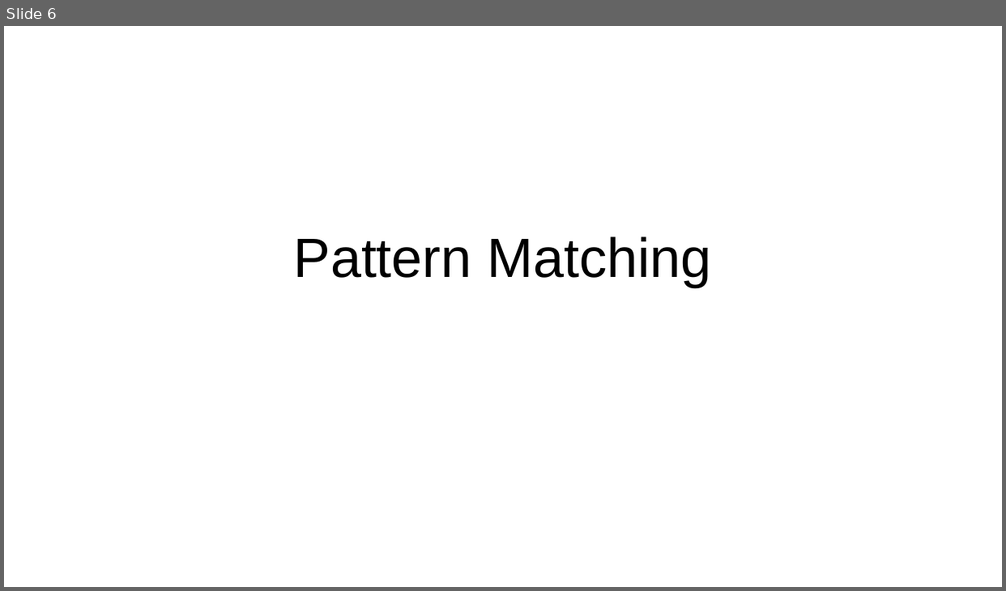
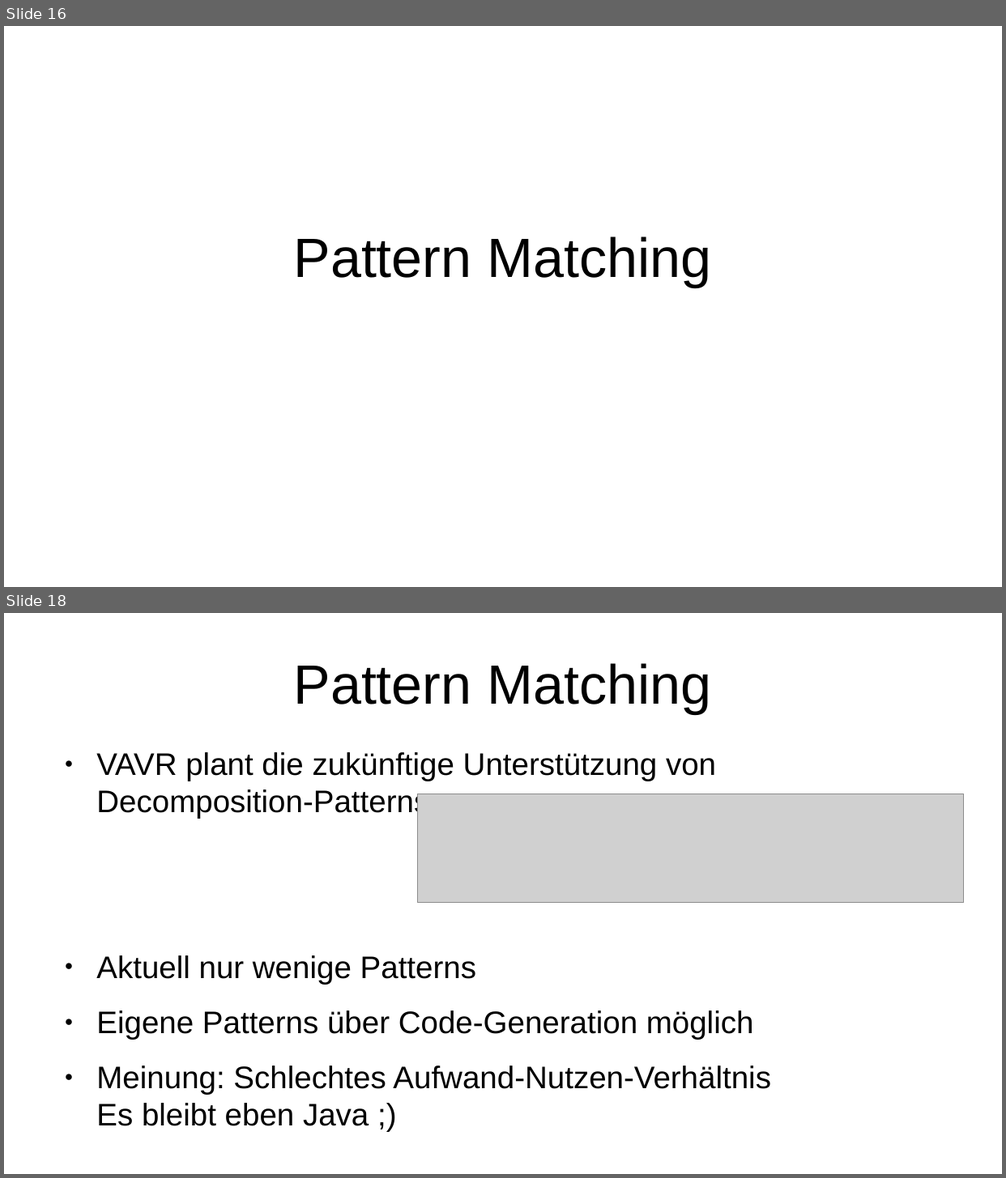
Before and after one commit to p3et/vavr-demo, a slide deck: coffee talk.odp. Shown one above the other, each under a label of ours: slide 6 before the commit, slides 16 and 18 after it; the slides between them are not shown. The pictures are 1006x591 and 1006x1178 pixels, drawn with LibreOffice and Linux fonts; fonts in the diff are those of the drawing; grey boxes stand for pictures. Boxes give left, top, right and bottom in pixels: in the first picture for what was removed or moved away, otherwise in the second. Text is boxed around its words. In the diff, an @@ line names an element or a change of style, - is before the commit and + after.

Commit message:
pattern matching

```diff
--- a/coffee talk.odp
+++ b/coffee talk.odp
@@ slide 18 added at [4,613,1002,1174], background #FFFFFF @@
@@ title added at [294,663,711,714], 44 pt, text #000000 @@
+Pattern Matching
@@ text added at [96,752,771,1127], 24.8 pt, text #000000 @@
+● VAVR plant die zukünftige Unterstützung von
+  Decomposition-Patterns
+● Aktuell nur wenige Patterns
+● Eigene Patterns über Code-Generation möglich
+● Meinung: Schlechtes Aufwand-Nutzen-Verhältnis
+  Es bleibt eben Java ;)
@@ picture added at [418,794,964,903] @@
@@ what was slide 6 is now slide 16 @@
```
Also in this commit, not shown: 1 slide changed, 1 other slide added, 3 other files.
